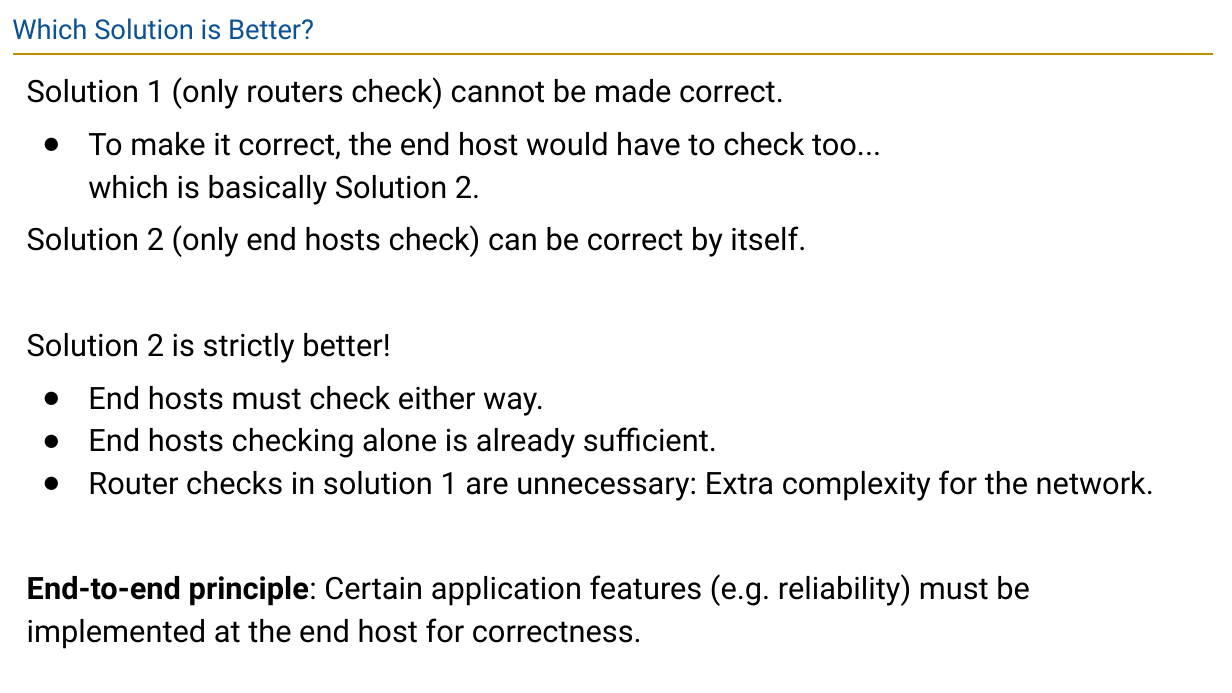
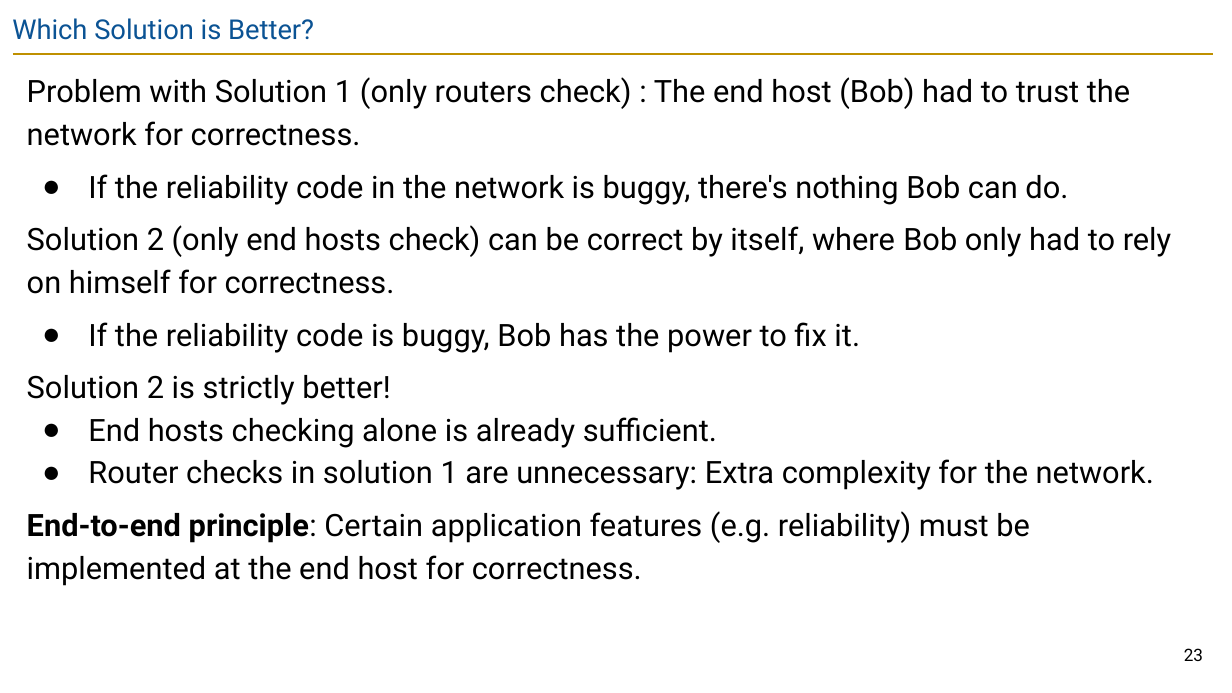
Before and after one commit to guhofstra/CSC175Sp26, a slide deck: slide 23 of PPTs/Lecture 2 - Internet Design Principles.pptx (slide 27 before the commit). Drawn at 1232x693 pixels with LibreOffice and Linux fonts; fonts in the diff are those of the drawing. Boxes give left, top, right and bottom in pixels: in the first picture for what was removed or moved away, otherwise in the second. Text is boxed around its words. In the diff, an @@ line names an element or a change of style, - is before the commit and + after.

```diff
--- a/PPTs/Lecture 2 - Internet Design Principles.pptx
+++ b/PPTs/Lecture 2 - Internet Design Principles.pptx
@@ text at [27, 77, 1172, 353]: text changed @@
-Solution 1 (only routers check) cannot be made correct.
-● To make it correct, the end host would have to check too...
-  which is basically Solution 2.
-Solution 2 (only end hosts check) can be correct by itself.
+Problem with Solution 1 (only routers check) : The end host (Bob) had to trust the network for correctness.
+● If the reliability code in the network is buggy, there's nothing Bob can do.
+Solution 2 (only end hosts check) can be correct by itself, where Bob only had to rely on himself for correctness.
+● If the reliability code is buggy, Bob has the power to fix it.
@@ text at [88, 386, 544, 416]: paragraph removed @@
-● End hosts must check either way.
@@ page number added at [1184, 648, 1203, 661], 10 pt, text #000000 @@
+23
```
Also in this commit, not shown: 50 other slides changed, 12 slides removed, 46 other files.
